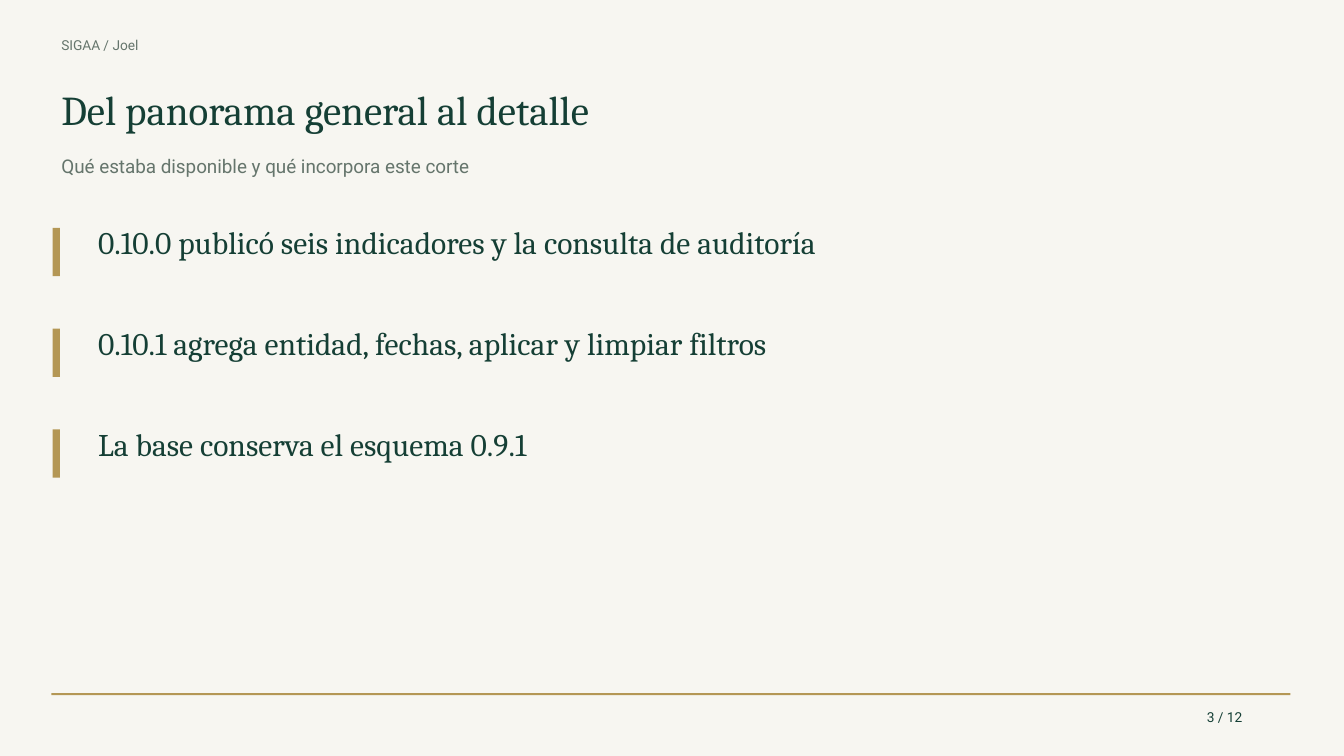
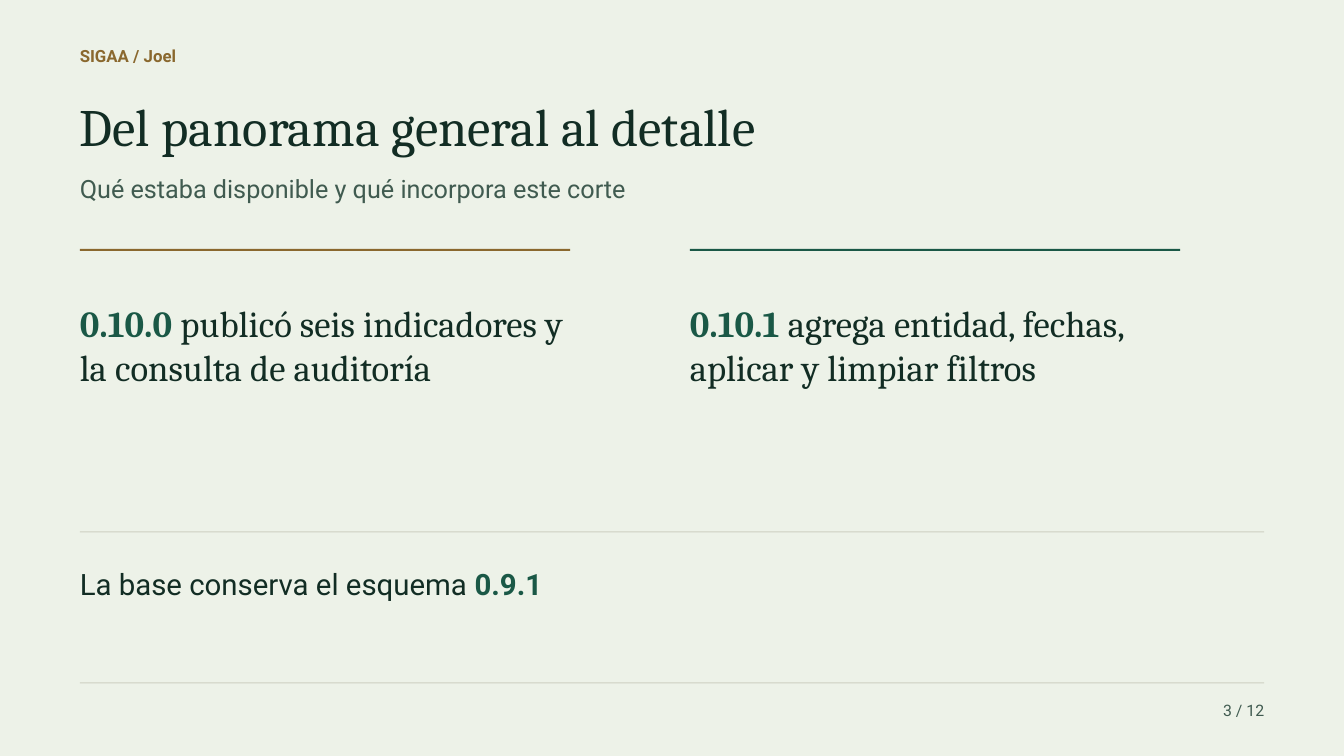
Before and after one commit to joellopez775/SIGAA-Capstone-2026, a slide deck: slide 3 of Fase 2/Evidencias Proyecto/SIGAA/output/presentaciones/Avance SIGAA - 12 noviembre 2026.pptx. Drawn at 1344x756 pixels with LibreOffice and Linux fonts; fonts in the diff are those of the drawing. Boxes give left, top, right and bottom in pixels: in the first picture for what was removed or moved away, otherwise in the second. Text is boxed around its words. In the diff, an @@ line names an element or a change of style, - is before the commit and + after.

```diff
--- a/Fase 2/Evidencias Proyecto/SIGAA/output/presentaciones/Avance SIGAA - 12 noviembre 2026.pptx
+++ b/Fase 2/Evidencias Proyecto/SIGAA/output/presentaciones/Avance SIGAA - 12 noviembre 2026.pptx
@@ background #F7F6F1 to #EDF2E8 @@
@@ text "SIGAA / Joel": place and size @@
-text "SIGAA / Joel" at <box>61,39,139,50</box>
+text "SIGAA / Joel" at <box>80,49,176,62</box>
@@ text "SIGAA / Joel" at <box>80,49,176,62</box>: size 9.8 to 12 pt, text colour #65756C to #8A682E, bold on; vertical alignment top to middle @@
@@ text "Del panorama general al detalle": place and size @@
-text "Del panorama general al detalle" at <box>61,96,589,134</box>
+text "Del panorama general al detalle" at <box>80,109,755,157</box>
@@ text "Del panorama general al detalle" at <box>80,109,755,157</box>: size 29.2 to 37.5 pt, text colour #153F35 to #122D24; vertical alignment top to middle @@
@@ text "Qué estaba disponible y qué ...": place and size @@
-text "Qué estaba disponible y qué ..." at <box>61,159,470,177</box>
+text "Qué estaba disponible y qué ..." at <box>80,179,625,204</box>
@@ text "Qué estaba disponible y qué ..." at <box>80,179,625,204</box>: size 13.5 to 18 pt, text colour #65756C to #405B50; vertical alignment top to middle @@
@@ rectangle removed at <box>52,228,59,276</box> @@
@@ rectangle added at <box>80,249,570,251</box>, fill #8A682E @@
@@ rectangle added at <box>690,249,1180,251</box>, fill #1A5846 @@
@@ rectangle removed at <box>52,329,59,377</box> @@
@@ text "0.10.0 publicó seis indicadores y ...": place and size @@
-text "0.10.0 publicó seis indicadores y ..." at <box>98,232,815,261</box>
+text "0.10.0 publicó seis indicadores y ..." at <box>80,311,563,382</box>
@@ text "0.10.0 publicó seis indicadores y ..." at <box>80,311,563,382</box>: size 22.5 to 26.2 pt; text colour #153F35 to #1A5846, bold on in "0.10.0"; text colour #153F35 to #122D24 in "publicó seis indicadores y la consulta de ..." @@
@@ text "0.10.1 agrega entidad, fechas, aplicar ...": place and size @@
-text "0.10.1 agrega entidad, fechas, aplicar ..." at <box>98,332,766,362</box>
+text "0.10.1 agrega entidad, fechas, aplicar ..." at <box>690,311,1125,389</box>
@@ text "0.10.1 agrega entidad, fechas, aplicar ..." at <box>690,311,1125,389</box>: size 22.5 to 26.2 pt; text colour #153F35 to #1A5846, bold on in "0.10.1"; text colour #153F35 to #122D24 in "agrega entidad, fechas, aplicar y limpiar filtros" @@
@@ rectangle removed at <box>52,430,59,478</box> @@
@@ rectangle added at <box>80,531,1264,532</box>, fill #CDCFC1 @@
@@ text "La base conserva el esquema ...": place and size @@
-text "La base conserva el esquema ..." at <box>98,434,527,463</box>
+text "La base conserva el esquema ..." at <box>80,573,543,601</box>
@@ text "La base conserva el esquema ..." at <box>80,573,543,601</box>: size 22.5 to 21 pt, font Cambria to Roboto; text colour #153F35 to #122D24 in "La base conserva el esquema"; text colour #153F35 to #1A5846, bold on in "0.9.1"; vertical alignment top to middle @@
@@ rectangle: place and size @@
-rectangle at <box>51,694,1291,696</box>
+rectangle at <box>80,683,1264,684</box>
@@ rectangle at <box>80,683,1264,684</box>: fill #B49755 to #CDCFC1 @@
@@ text "3 / 12": place and size @@
-text "3 / 12" at <box>1207,712,1242,722</box>
+text "3 / 12" at <box>1223,704,1264,716</box>
@@ text "3 / 12" at <box>1223,704,1264,716</box>: size 9.8 to 11.2 pt, text colour #153F35 to #405B50; alignment left to right; vertical alignment top to middle @@
```
Also in this commit, not shown: 11 other slides changed, 2 other files.
